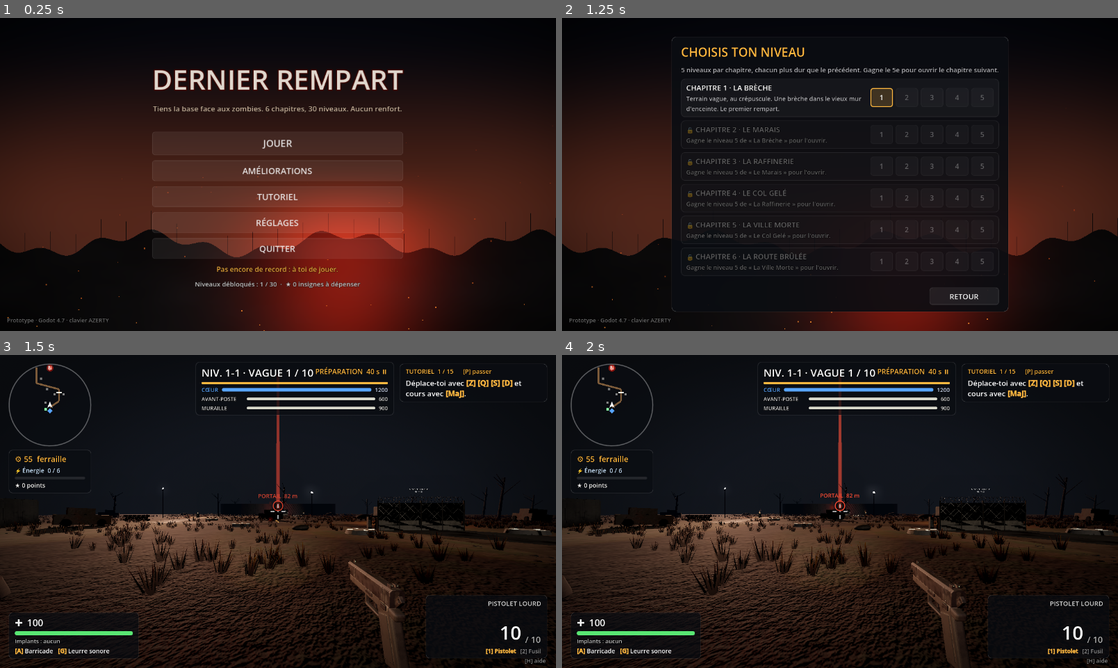
Above: before the commit, frames 1-4 (two rows, left to right).
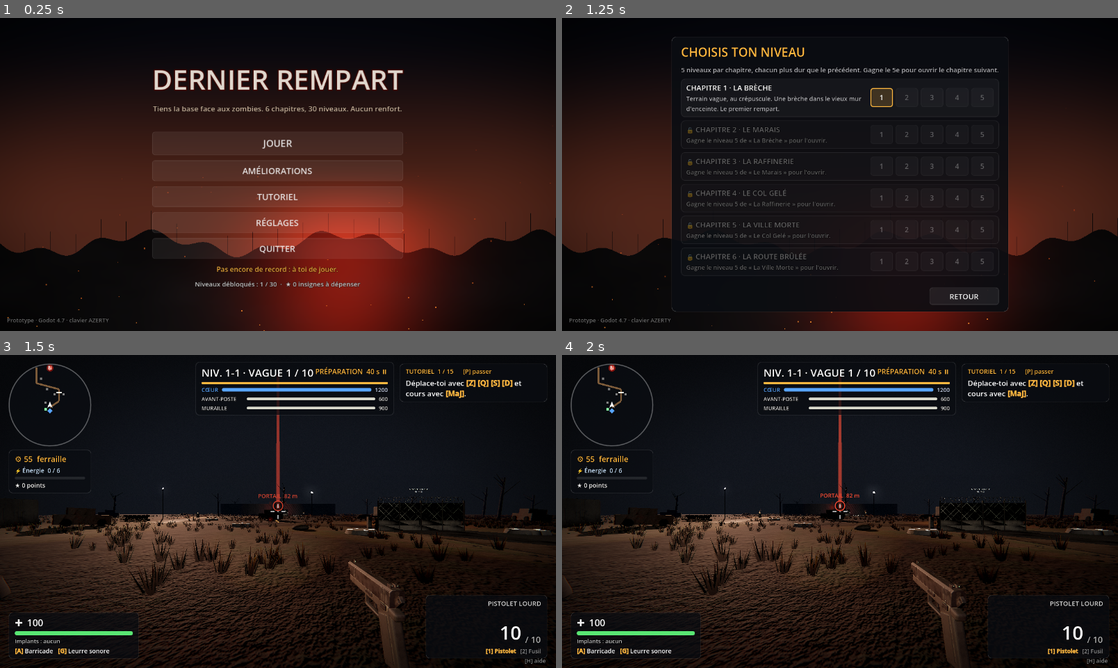
Above: after the commit, the same moments.

Repository: BillyBombardieri/dernier-rampart
Game: Godot game, scene res://scenes/menu.tscn
Two runs of this game, one before a commit and one after it. Both use one fixed random seed, a clock stepped at 60 frames per second and the inputs below.
Inputs:
- Up to frame 1 (0.25 s): no input
- Up to frame 2 (1.25 s): click "JOUER" at 0.5 s
- Up to frame 3 (1.5 s): click "1" at 1.25 s
- Up to frame 4 (2 s): no input

Frames 1-2 are identical in both runs. In frame 3, 0.2% of the frame differs, in the area x 0-100%, y 42-94%; in frame 4, 0.2%.

Commit message:
Brouillon : réglage de qualité graphique (Moyenne, Haute, Ultra) et post-traitement caméra
Mis de côté, pas fusionné : les captures Ultra sous lavapipe sont plus
sombres et pas nettement meilleures. Billy a choisi de passer à
Unreal Engine 5 à la place.

Co-Authored-By: Claude Opus 5.5 (1M context) <noreply@anthropic.com>
Claude-Session: https://claude.ai/code/session_016nAkCaDQCMxLDEbpeDYDLf

Diff:
--- /dev/null
+++ b/scripts/camera_post.gdshader
@@ -0,0 +1,37 @@
+// Post-traitement « caméra » (qualité Haute et Ultra) : ce qui fait passer une image de jeu pour
+// une image filmée. Netteté qui compense le flou de l'anticrénelage temporel, vignettage
+// discret, aberration chromatique à peine visible sur les bords, grain fin qui bouge.
+shader_type canvas_item;
+
+uniform sampler2D screen : hint_screen_texture, filter_linear_mipmap;
+uniform float sharpen = 0.35;
+uniform float vignette = 0.32;
+uniform float aberration = 0.0012;
+uniform float grain = 0.025;
+
+float hash(vec2 p) {
+	return fract(sin(dot(p, vec2(12.9898, 78.233))) * 43758.5453);
+}
+
+void fragment() {
+	vec2 uv = SCREEN_UV;
+	vec2 px = SCREEN_PIXEL_SIZE;
+	vec2 from_center = uv - 0.5;
+	float edge = dot(from_center, from_center);
+	// Aberration : le rouge et le bleu glissent un peu vers les bords de l'image.
+	vec2 shift = from_center * aberration * edge * 4.0;
+	vec3 col;
+	col.r = textureLod(screen, uv + shift, 0.0).r;
+	col.g = textureLod(screen, uv, 0.0).g;
+	col.b = textureLod(screen, uv - shift, 0.0).b;
+	// Netteté : on renforce l'écart avec les quatre voisins.
+	vec3 around = textureLod(screen, uv + vec2(px.x, 0.0), 0.0).rgb + textureLod(screen, uv - vec2(px.x, 0.0), 0.0).rgb
+		+ textureLod(screen, uv + vec2(0.0, px.y), 0.0).rgb + textureLod(screen, uv - vec2(0.0, px.y), 0.0).rgb;
+	col = max(col + (col - around * 0.25) * sharpen, vec3(0.0));
+	// Vignettage doux.
+	col *= 1.0 - vignette * smoothstep(0.08, 0.55, edge);
+	// Grain, plus visible dans les ombres que dans les lumières.
+	float n = hash(uv * vec2(1920.0, 1080.0) + fract(TIME * 7.3) * 91.0) - 0.5;
+	col += n * grain * (1.0 - dot(col, vec3(0.33)) * 0.7);
+	COLOR = vec4(col, 1.0);
+}
--- /dev/null
+++ b/scripts/graphics.gd
@@ -0,0 +1,67 @@
+class_name Graphics
+extends RefCounted
+## Qualité du rendu, réglable (Échap > Réglages) : Moyenne pour les PC modestes, Haute, et Ultra
+## qui vise le rendu des jeux sous Unreal Engine 5. Haute ajoute l'anticrénelage temporel, les
+## reflets à l'écran (asphalte mouillé, flaques, métal), des ombres plus douces, un brouillard
+## volumétrique plus fin et un post-traitement « caméra » ; Ultra ajoute l'éclairage global
+## (la lumière des feux, des lampes et du ciel rebondit sur les murs et le sol, comme Lumen).
+
+const NAMES := ["Moyenne", "Haute", "Ultra"]
+const MEDIUM := 0
+const HIGH := 1
+const ULTRA := 2
+
+
+## Réglages globaux du moteur et de la fenêtre : anticrénelage, ombres, brouillard.
+static func apply_viewport(vp: Viewport) -> void:
+	var q: int = Settings.quality
+	vp.use_taa = q >= HIGH
+	vp.screen_space_aa = Viewport.SCREEN_SPACE_AA_FXAA if q == MEDIUM else Viewport.SCREEN_SPACE_AA_DISABLED
+	vp.anisotropic_filtering_level = Viewport.ANISOTROPY_16X if q >= HIGH else Viewport.ANISOTROPY_4X
+	var soft: RenderingServer.ShadowQuality = [RenderingServer.SHADOW_QUALITY_SOFT_LOW, RenderingServer.SHADOW_QUALITY_SOFT_MEDIUM, RenderingServer.SHADOW_QUALITY_SOFT_HIGH][q]
+	RenderingServer.directional_soft_shadow_filter_set_quality(soft)
+	RenderingServer.positional_soft_shadow_filter_set_quality(soft)
+	RenderingServer.directional_shadow_atlas_set_size(8192 if q == ULTRA else 4096, true)
+	RenderingServer.environment_set_volumetric_fog_volume_size([64, 128, 160][q], [64, 96, 128][q])
+	RenderingServer.environment_set_volumetric_fog_filter_active(q >= HIGH)
+	RenderingServer.environment_set_ssao_quality(
+		[RenderingServer.ENV_SSAO_QUALITY_MEDIUM, RenderingServer.ENV_SSAO_QUALITY_HIGH, RenderingServer.ENV_SSAO_QUALITY_HIGH][q],
+		q < ULTRA, 0.5, 2, 50.0, 300.0)
+	RenderingServer.environment_set_ssr_roughness_quality(RenderingServer.ENV_SSR_ROUGHNESS_QUALITY_MEDIUM if q == ULTRA else RenderingServer.ENV_SSR_ROUGHNESS_QUALITY_LOW)
+	RenderingServer.environment_set_sdfgi_ray_count(RenderingServer.ENV_SDFGI_RAY_COUNT_32)
+	RenderingServer.environment_set_sdfgi_frames_to_converge(RenderingServer.ENV_SDFGI_CONVERGE_IN_15_FRAMES)
+	RenderingServer.environment_set_sdfgi_frames_to_update_light(RenderingServer.ENV_SDFGI_UPDATE_LIGHT_IN_4_FRAMES)
+
+
+## Effets de l'ambiance d'une carte : reflets à l'écran et éclairage global.
+static func apply_environment(env: Environment) -> void:
+	var q: int = Settings.quality
+	env.ssr_enabled = q >= HIGH
+	env.ssr_max_steps = 96 if q == ULTRA else 64
+	env.ssr_fade_in = 0.15
+	env.ssr_fade_out = 2.0
+	env.ssr_depth_tolerance = 0.3
+	env.sdfgi_enabled = q == ULTRA
+	env.sdfgi_use_occlusion = true
+	env.sdfgi_cascades = 4
+	env.sdfgi_min_cell_size = 0.25
+	env.sdfgi_y_scale = Environment.SDFGI_Y_SCALE_75_PERCENT
+	env.sdfgi_bounce_feedback = 0.5
+	env.sdfgi_energy = 0.9
+
+
+## Post-traitement « caméra » au-dessus de la scène et sous l'interface : vignettage, grain
+## fin, légère aberration sur les bords et netteté rendue après l'anticrénelage temporel.
+static func post_layer() -> CanvasLayer:
+	var layer := CanvasLayer.new()
+	layer.layer = -10
+	var rect := ColorRect.new()
+	rect.set_anchors_preset(Control.PRESET_FULL_RECT)
+	rect.mouse_filter = Control.MOUSE_FILTER_IGNORE
+	var mat := ShaderMaterial.new()
+	mat.shader = preload("res://scripts/camera_post.gdshader")
+	rect.material = mat
+	layer.add_child(rect)
+	layer.visible = Settings.quality >= HIGH
+	layer.add_to_group("post_camera")
+	return layer
--- a/scripts/main.gd
+++ b/scripts/main.gd
@@ -116,9 +116,12 @@
 	env.adjustment_enabled = true
 	env.adjustment_contrast = 1.08
 	env.adjustment_saturation = e["saturation"]
+	Graphics.apply_environment(env)
 	var we := WorldEnvironment.new()
 	we.environment = env
+	we.add_to_group("world_env")
 	add_child(we)
+	add_child(Graphics.post_layer())
 	# Soleil couchant ou lune, selon le niveau.
 	var sun := DirectionalLight3D.new()
 	sun.rotation_degrees = e["sun_rot"]
--- a/scripts/settings.gd
+++ b/scripts/settings.gd
@@ -56,6 +56,7 @@
 var volume := 0.8
 var fov := 78.0
 var invert_y := false
+var quality := Graphics.ULTRA  # Qualité du rendu : Graphics.MEDIUM, HIGH ou ULTRA.
 var tutorial_done := false
 var best_score := 0
 var best_wave := 0
@@ -83,6 +84,7 @@
 	volume = clampf(cfg.get_value("reglages", "volume", volume), 0.0, 1.0)
 	fov = clampf(cfg.get_value("reglages", "champ_de_vision", fov), 60.0, 110.0)
 	invert_y = cfg.get_value("reglages", "inverser_y", invert_y)
+	quality = clampi(int(cfg.get_value("reglages", "qualite", quality)), Graphics.MEDIUM, Graphics.ULTRA)
 	tutorial_done = cfg.get_value("tutoriel", "termine", false)
 	best_score = cfg.get_value("record", "score", 0)
 	best_wave = cfg.get_value("record", "vague", 0)
@@ -109,6 +111,7 @@
 	cfg.set_value("reglages", "volume", volume)
 	cfg.set_value("reglages", "champ_de_vision", fov)
 	cfg.set_value("reglages", "inverser_y", invert_y)
+	cfg.set_value("reglages", "qualite", quality)
 	cfg.set_value("tutoriel", "termine", tutorial_done)
 	cfg.set_value("record", "score", best_score)
 	cfg.set_value("record", "vague", best_wave)
@@ -137,6 +140,16 @@
 	AudioServer.set_bus_volume_db(0, linear_to_db(maxf(volume, 0.0001)))
 	AudioServer.set_bus_mute(0, volume <= 0.001)
 	apply_bindings()
+	apply_graphics()
+
+
+## Qualité du rendu : la fenêtre, puis l'ambiance et le post-traitement de la partie en cours.
+func apply_graphics() -> void:
+	Graphics.apply_viewport(get_tree().root)
+	for we in get_tree().get_nodes_in_group("world_env"):
+		Graphics.apply_environment((we as WorldEnvironment).environment)
+	for layer in get_tree().get_nodes_in_group("post_camera"):
+		(layer as CanvasLayer).visible = quality >= Graphics.HIGH
 
 
 func apply_bindings() -> void:
--- a/scripts/settings_panel.gd
+++ b/scripts/settings_panel.gd
@@ -1,7 +1,7 @@
 class_name SettingsPanel
 extends PanelContainer
 ## Fenêtre des réglages (menu principal et pause) : sensibilité, volume, champ de vision,
-## axe vertical inversé et touches personnalisées. Tout est sauvegardé tout de suite.
+## qualité graphique, axe vertical inversé et touches personnalisées. Tout est sauvegardé tout de suite.
 
 signal closed
 
@@ -10,6 +10,7 @@
 var _sens_value: Label
 var _volume_value: Label
 var _fov_value: Label
+var _quality_value: Label
 var _hint: Label
 
 
@@ -55,6 +56,13 @@
 		_refresh_values()
 	)
 	_fov_value = Ui.label(grid, "", 16, Ui.ACCENT)
+	Ui.label(grid, "Qualité graphique", 16)
+	Ui.slider(grid, Graphics.MEDIUM, Graphics.ULTRA, 1.0, Settings.quality, func(value: float):
+		Settings.quality = int(value)
+		Settings.apply_graphics()
+		_refresh_values()
+	)
+	_quality_value = Ui.label(grid, "", 16, Ui.ACCENT)
 	Ui.label(grid, "Inverser l'axe vertical", 16)
 	var invert := CheckBox.new()
 	invert.button_pressed = Settings.invert_y
@@ -118,6 +126,7 @@
 	_sens_value.text = "%.2f x" % Settings.sensitivity
 	_volume_value.text = "%d %%" % int(round(Settings.volume * 100.0))
 	_fov_value.text = "%d°" % int(Settings.fov)
+	_quality_value.text = Graphics.NAMES[Settings.quality]
 
 
 func _refresh_keys() -> void:
Not shown, added: scripts/camera_post.gdshader.uid
Not shown, added: scripts/graphics.gd.uid
